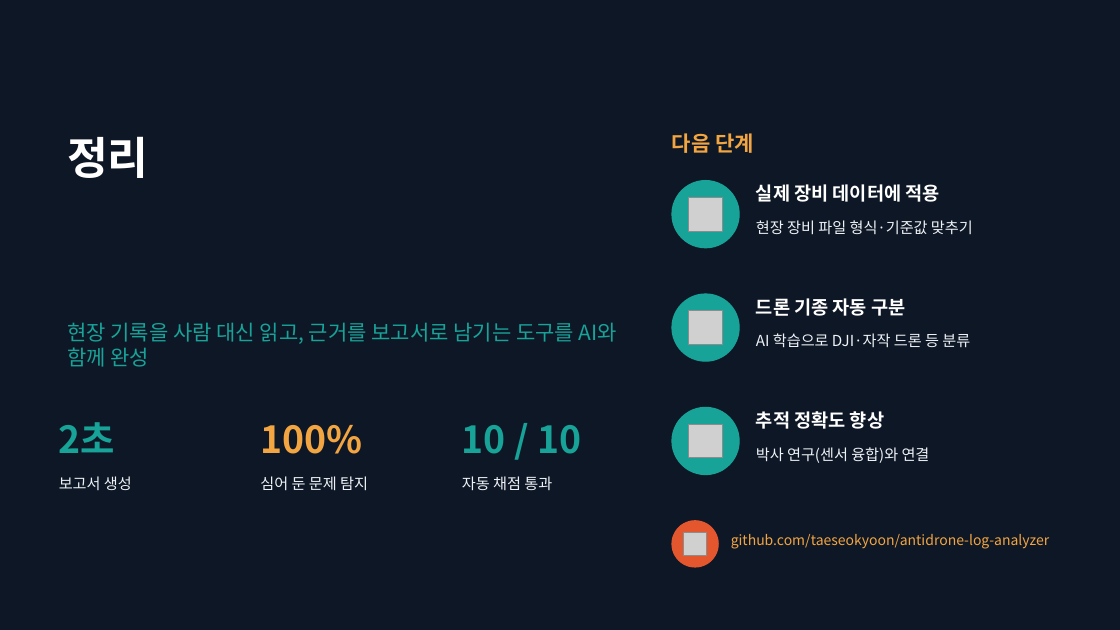
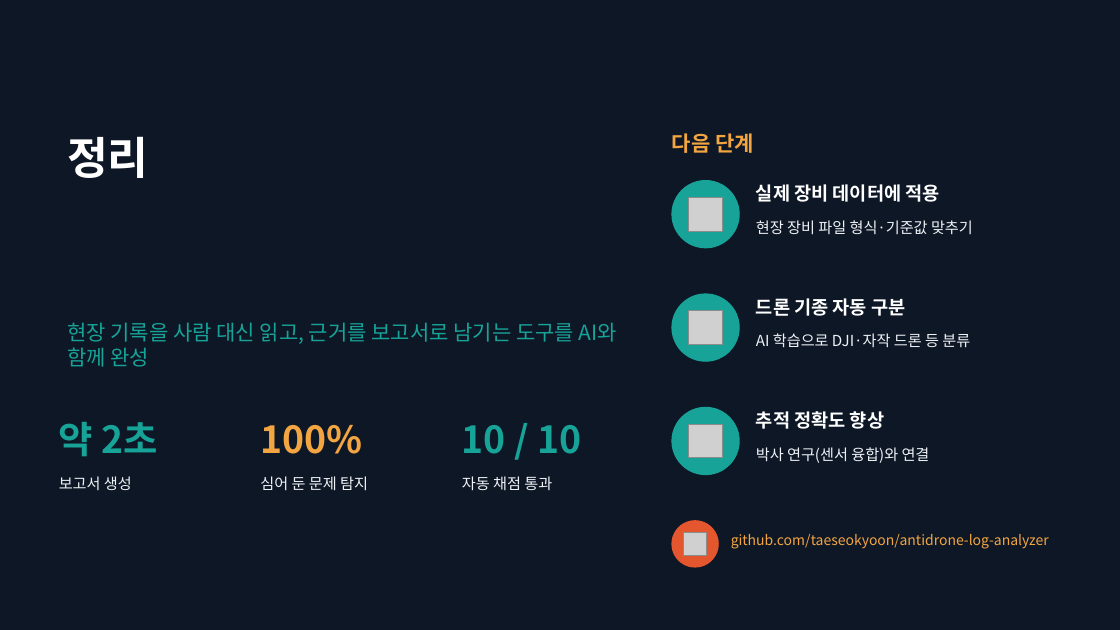
Before and after one commit to taeseokyoon/antidrone-log-analyzer, a slide deck: slide 11 of docs/ADLA_presentation.pptx. Drawn at 1120x630 pixels with LibreOffice and Linux fonts; fonts in the diff are those of the drawing; grey boxes stand for pictures. Boxes give left, top, right and bottom in pixels: in the first picture for what was removed or moved away, otherwise in the second. Text is boxed around its words. In the diff, an @@ line names an element or a change of style, - is before the commit and + after.

```diff
--- a/docs/ADLA_presentation.pptx
+++ b/docs/ADLA_presentation.pptx
@@ text at (59,422,158,457): text changed @@
-2초
+약 2초
```
Also in this commit, not shown: 4 other slides changed, 1 other file.
